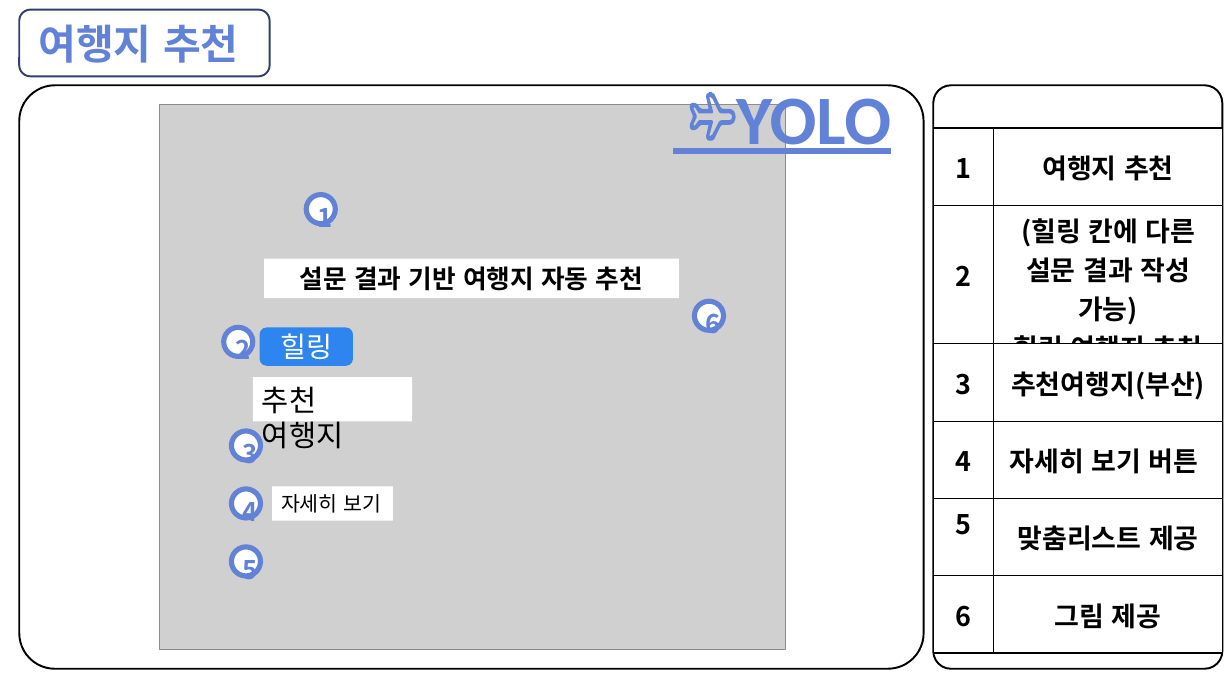
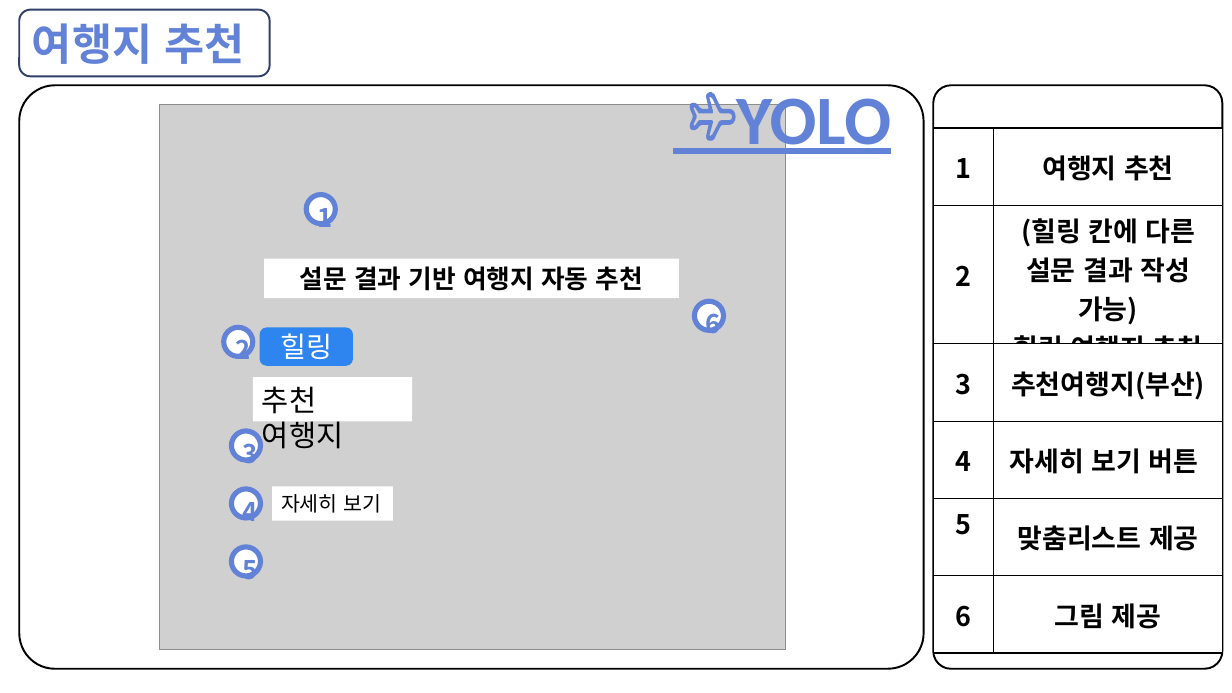
Before and after one commit to Ria007622/webtest, a slide deck: slide 8 of 2502110930 LMG.pptx. Drawn at 1232x693 pixels with LibreOffice and Linux fonts; fonts in the diff are those of the drawing; grey boxes stand for pictures. Boxes give left, top, right and bottom in pixels: in the first picture for what was removed or moved away, otherwise in the second. Text is boxed around its words. In the diff, an @@ line names an element or a change of style, - is before the commit and + after.

```diff
--- a/2502110930 LMG.pptx
+++ b/2502110930 LMG.pptx
@@ rounded rectangle "여행지 추천" at bbox=[19, 9, 270, 76]: size 32 to 34 pt @@
```
Also in this commit, not shown: 10 other slides changed.
